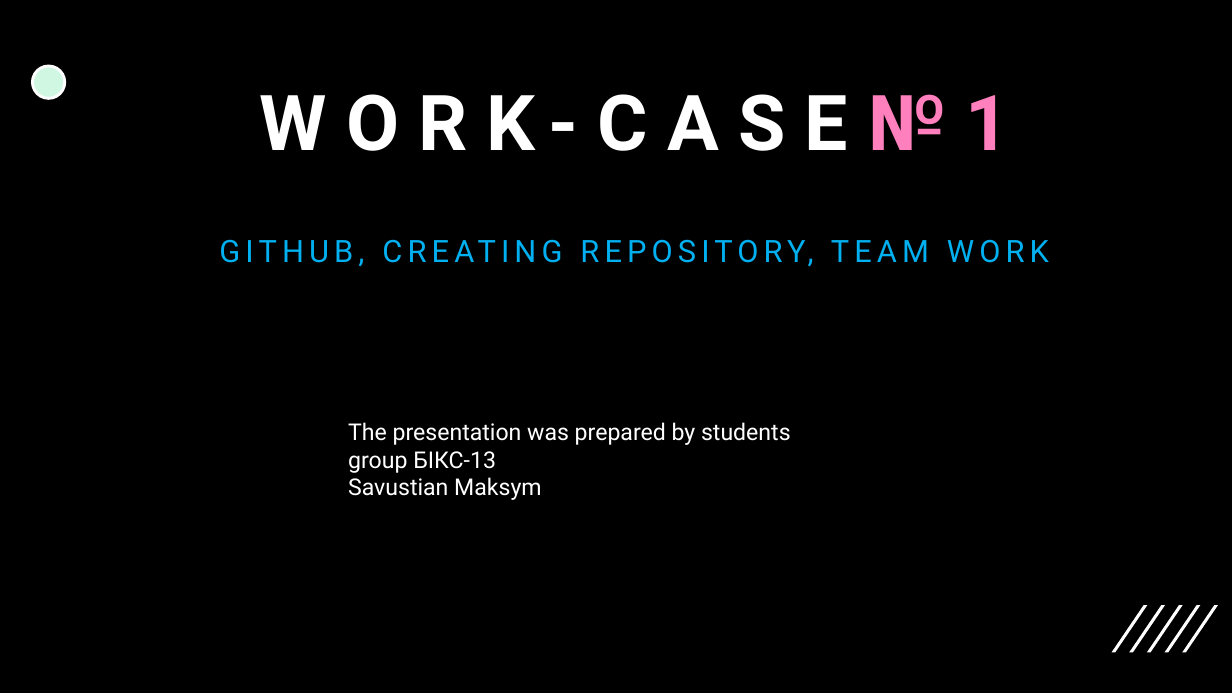
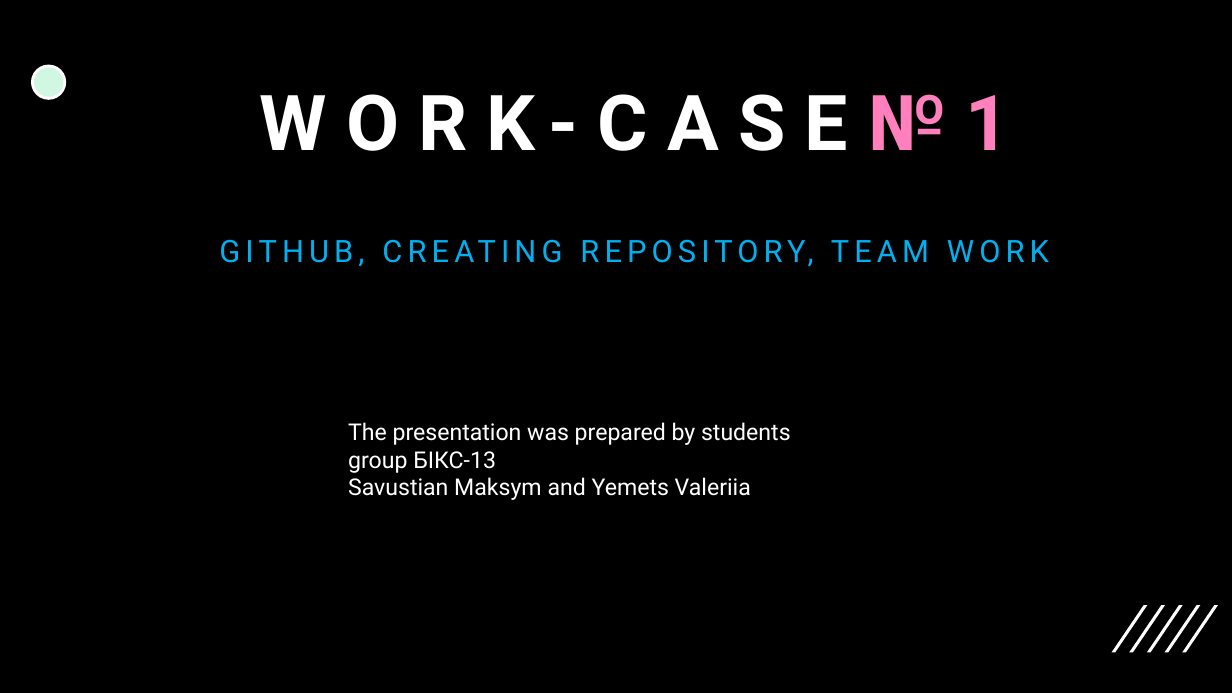
Before and after one commit to Maxus1012/chipichapa, a slide deck: slide 1 of Work-case№1.pptx. Drawn at 1232x693 pixels with LibreOffice and Linux fonts; fonts in the diff are those of the drawing. Boxes give left, top, right and bottom in pixels: in the first picture for what was removed or moved away, otherwise in the second. Text is boxed around its words. In the diff, an @@ line names an element or a change of style, - is before the commit and + after.

```diff
--- a/Work-case№1.pptx
+++ b/Work-case№1.pptx
@@ text at (348, 477, 751, 500): text changed @@
-Savustian Maksym
+Savustian Maksym and Yemets Valeriia
```
Also in this commit, not shown: 1 slide added.
